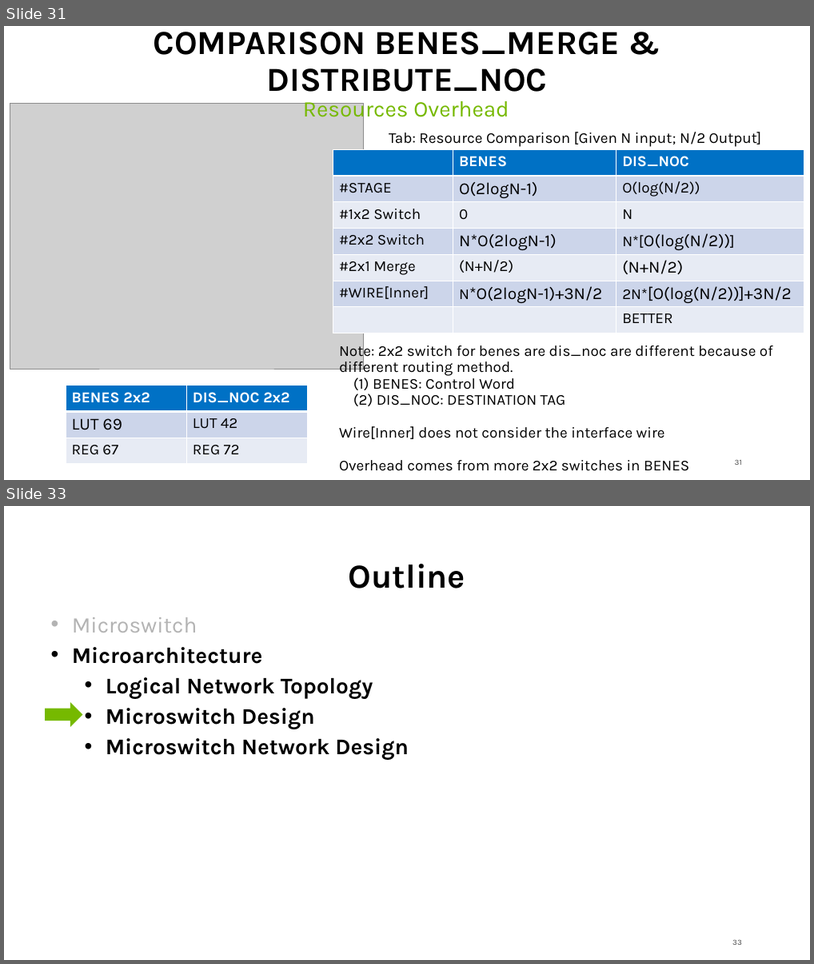
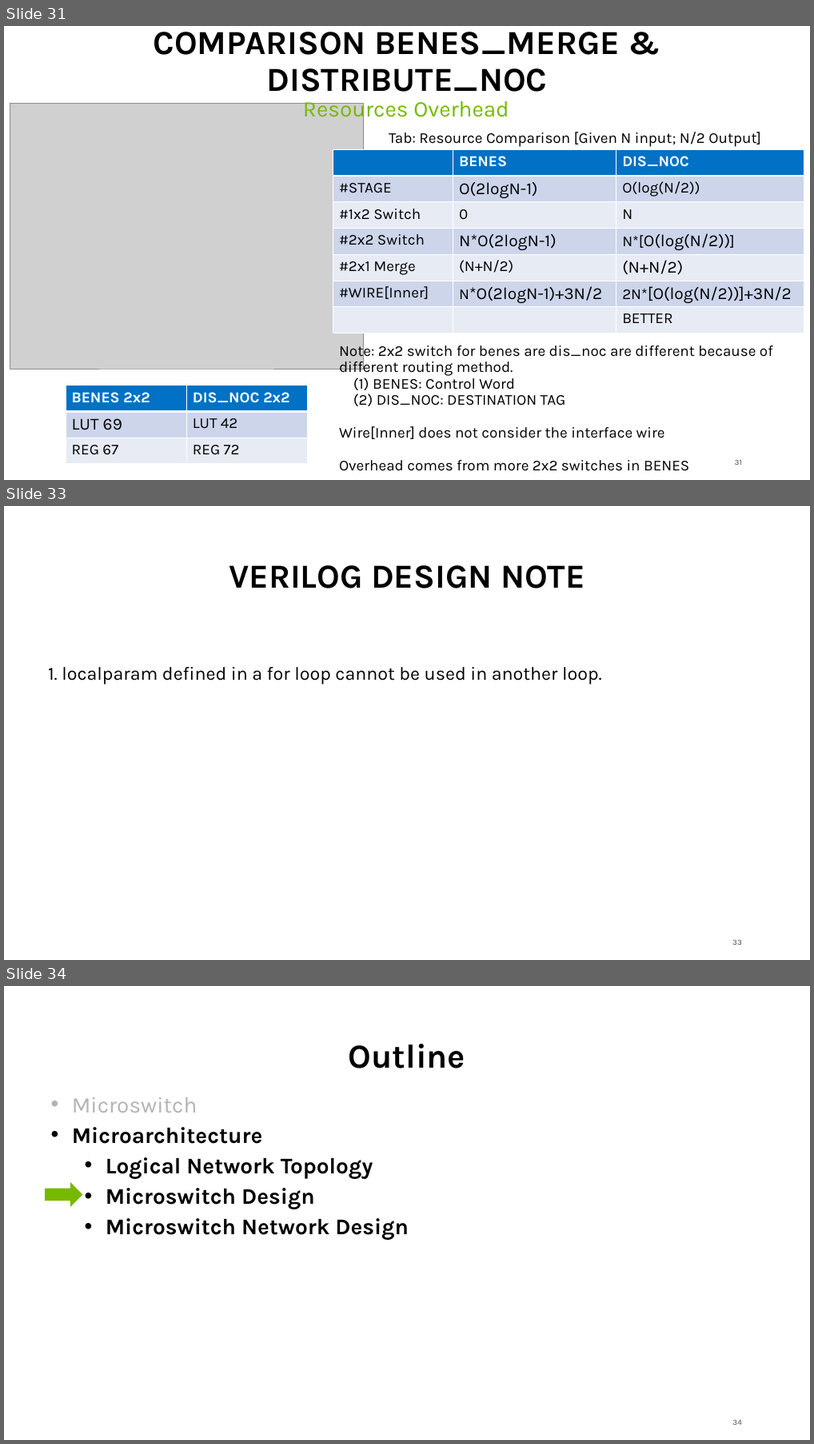
Before and after one commit to georgia-tech-synergy-lab/AcceleratorNoC, a slide deck: microswitch.pptx. Shown one above the other, each under a label of ours: slides 31 and 33 before the commit, slides 31, 33 and 34 after it; the slides between them are not shown. The pictures are 814x964 and 814x1444 pixels, drawn with LibreOffice and Linux fonts; fonts in the diff are those of the drawing; grey boxes stand for pictures. Boxes give left, top, right and bottom in pixels: in the first picture for what was removed or moved away, otherwise in the second. Text is boxed around its words. In the diff, an @@ line names an element or a change of style, - is before the commit and + after.

```diff
--- a/microswitch.pptx
+++ b/microswitch.pptx
@@ slide 33 added at [4, 506, 810, 960], background #FFFFFF; not listed: 1 template element that a slide beside it also shows @@
@@ title added at [229, 565, 586, 588], 40 pt, text #000000, bold @@
+VERILOG DESIGN NOTE
@@ text added at [48, 667, 602, 684], 22.2 pt, text #000000 @@
+1. localparam defined in a for loop cannot be used in another loop.
@@ what was slide 33 is now slide 34 @@
@@ page number at [733, 1420, 742, 1424]: text changed @@
-33
+34
```
Also in this commit, not shown: 8 other files.
